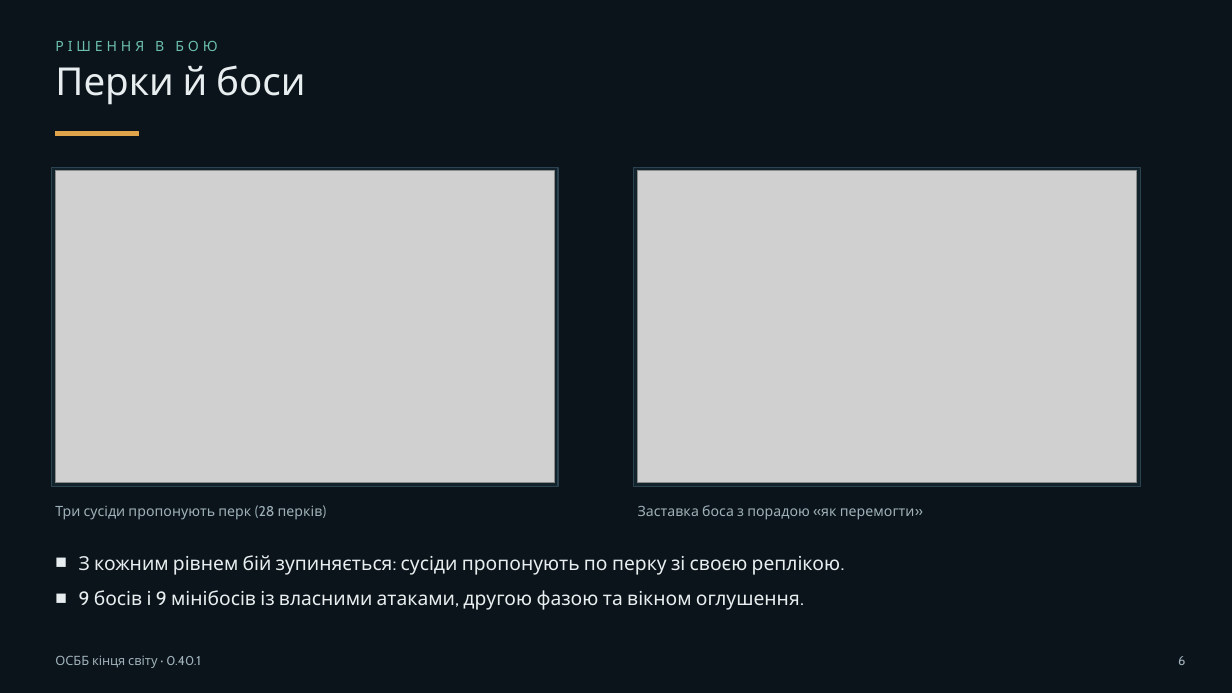
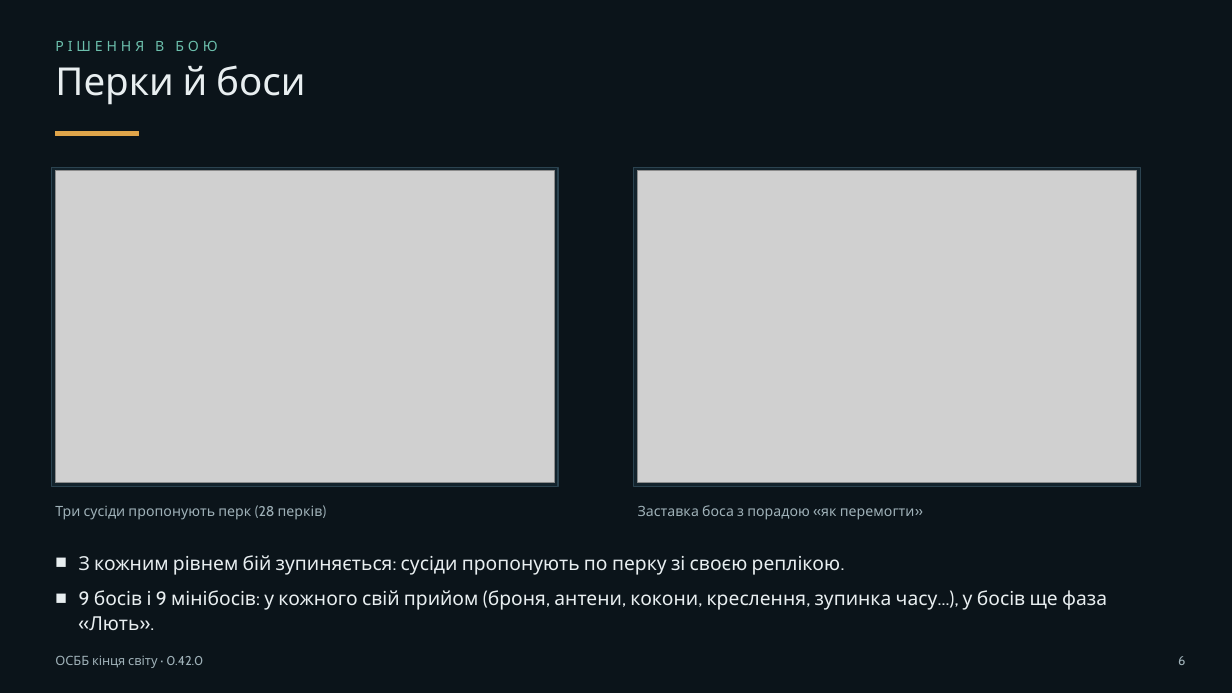
Before and after one commit to valera99686/osbb-end-of-world, a slide deck: slide 6 of docs/presentation/osbb-presentation.pptx. Drawn at 1232x693 pixels with LibreOffice and Linux fonts; fonts in the diff are those of the drawing; grey boxes stand for pictures. Boxes give left, top, right and bottom in pixels: in the first picture for what was removed or moved away, otherwise in the second. Text is boxed around its words. In the diff, an @@ line names an element or a change of style, - is before the commit and + after.

```diff
--- a/docs/presentation/osbb-presentation.pptx
+++ b/docs/presentation/osbb-presentation.pptx
@@ text at (79,590,1107,630): text changed @@
-■ 9 босів і 9 мінібосів із власними атаками, другою фазою та вікном оглушення.
+■ 9 босів і 9 мінібосів: у кожного свій прийом (броня, антени, кокони, креслення, зупинка часу...), у босів ще фаза «Лють».
@@ text at (55,655,203,668): text changed @@
-ОСББ кінця світу · 0.40.1
+ОСББ кінця світу · 0.42.0
```
Also in this commit, not shown: 18 other slides changed, 58 other files.
